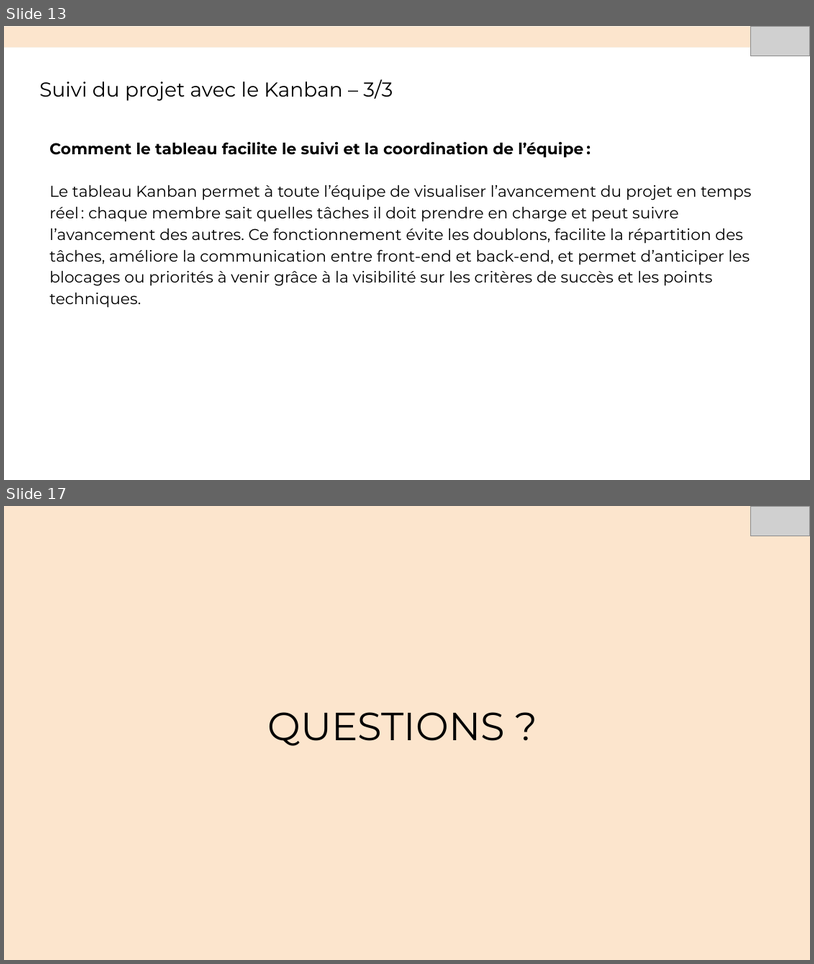
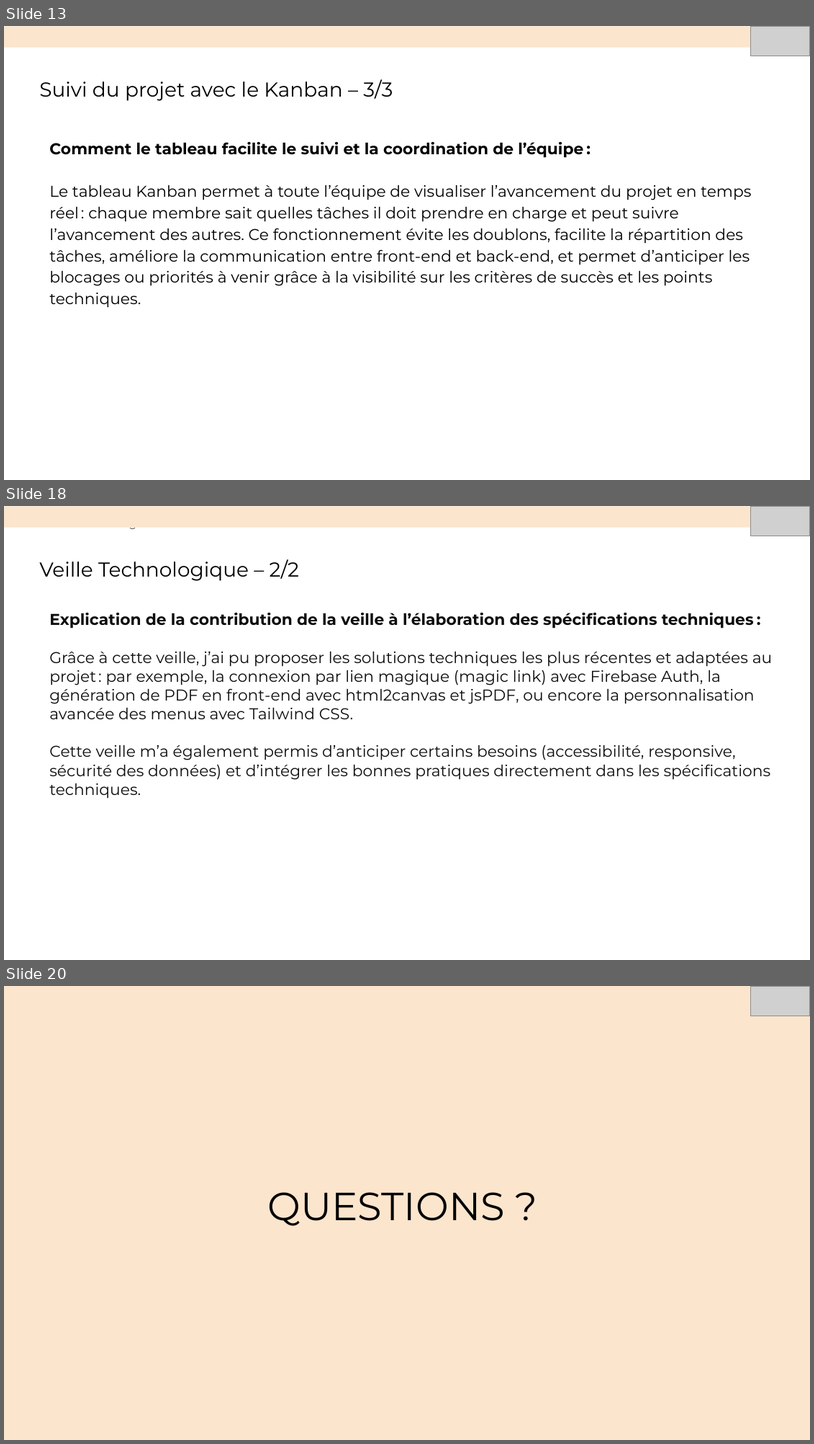
Before and after one commit to Mawabaca/P7-MenuMaker-V2, a slide deck: Présentation Menu Maker.pptx. Shown one above the other, each under a label of ours: slides 13 and 17 before the commit, slides 13, 18 and 20 after it; the slides between them are not shown. The pictures are 814x964 and 814x1444 pixels, drawn with LibreOffice and Linux fonts; fonts in the diff are those of the drawing; grey boxes stand for pictures. Boxes give left, top, right and bottom in pixels: in the first picture for what was removed or moved away, otherwise in the second. Text is boxed around its words. In the diff, an @@ line names an element or a change of style, - is before the commit and + after.

```diff
--- a/Présentation Menu Maker.pptx
+++ b/Présentation Menu Maker.pptx
@@ slide 18 added at box(4, 506, 810, 960), background #FFFFFF @@
@@ rectangle added at box(4, 506, 810, 527), fill #FCE5CD, outline #F7EDDE 0.75 pt @@
@@ picture added at box(751, 506, 810, 536) @@
@@ text added at box(104, 528, 144, 530), 10 pt, text #595959 @@
+Présentation de l’usage du no-code
@@ title added at box(39, 559, 299, 581), 18 pt, text #000000 @@
+Veille Technologique – 2/2
@@ text added at box(49, 613, 773, 798), 14 pt, text #0D0D0D @@
+Explication de la contribution de la veille à l’élaboration des spécifications techniques :
+Grâce à cette veille, j’ai pu proposer les solutions techniques les plus récentes et adaptées au projet : par exemple, la connexion par lien magique (magic link) avec Firebase Auth, la génération de PDF en front-end avec html2canvas et jsPDF, ou encore la personnalisation avancée des menus avec Tailwind CSS.
+Cette veille m’a également permis d’anticiper certains besoins (accessibilité, responsive, sécurité des données) et d’intégrer les bonnes pratiques directement dans les spécifications techniques.
@@ what was slide 17 is now slide 20 @@
```
Also in this commit, not shown: 4 slides changed, 3 other slides added, 1 slide removed.
